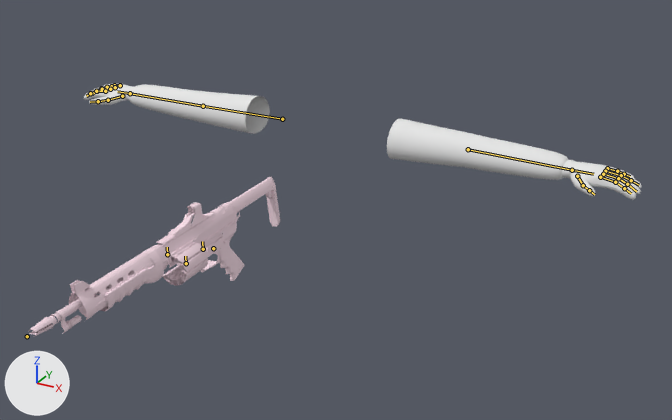
The Blender file weapons/new/FF - Auto-Rifle.blend as it was, and as the next commit left it.
The view is the same before and after, from a 50 mm camera at (58.7, -103.7, 40.1) aimed at (8.3, -12.0, -5.8). Arrows for +X, +Y and +Z are at lower left; the lights stay in place. The first picture is the older version. The bones that change, and the others that lie on the model, are drawn over the model as lines.

The first picture shows 'ar_ref', 'default_arms.002'.
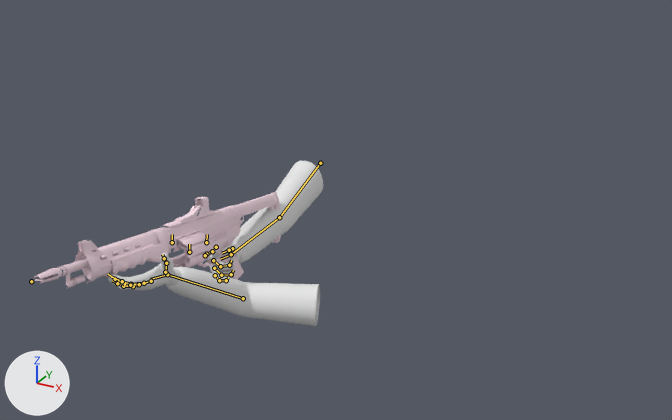
The newer file adds an action. The first version stands in its rest pose; the second is drawn at frame 33 of the action 'reload'.

Boxes [x1, y1, x2, y2] around the edits, measured in the pictures (672 x 420 px):
'default_arms.002', posed (61% narrower, 42% taller): before [84, 84, 642, 200]; after [106, 161, 323, 326]
'ar_ref', posed (39% shorter): before [29, 177, 280, 337]; after [34, 192, 281, 289]
bone 'index_2_r', root to tip: before (90, 93) to (86, 96); after (205, 255) to (207, 256)
bone 'thumb_1_r', root to tip: before (108, 100) to (98, 101); after (232, 248) to (229, 250)
bone 'thumb_2_r', root to tip: before (98, 101) to (90, 102); after (229, 250) to (222, 253)
bone 'v_autorifle', root to tip: before (213, 248) to (213, 248); after (216, 247) to (216, 247)

The change, as a diff of the scene's bpy script:
```diff
--- a/weapons/new/FF - Auto-Rifle.blend.py
+++ b/weapons/new/FF - Auto-Rifle.blend.py
@@ bone_rig_index_l @@
 bone_rig_index_l = bpy.data.objects['FF_SKELETON'].pose.bones['rig_index_l']  # child of 'hand_l'
-bone_rig_index_l.rotation_quaternion = (1.0, 0.0, 0.0, 0.0)  # degrees (0, 0, 0)
+bone_rig_index_l.rotation_quaternion = (0.997, -0.007, -0.01, 0.073)  # degrees (-1, -1, 8)
@@ bone_rig_ring_l @@
 bone_rig_ring_l = bpy.data.objects['FF_SKELETON'].pose.bones['rig_ring_l']  # child of 'hand_l'
-bone_rig_ring_l.rotation_quaternion = (1.0, 0.0, 0.0, 0.0)  # degrees (0, 0, 0)
+bone_rig_ring_l.rotation_quaternion = (0.995, 0.012, 0.053, -0.072)  # degrees (1, 6, -8)
@@ bone_rig_pinky_l @@
 bone_rig_pinky_l = bpy.data.objects['FF_SKELETON'].pose.bones['rig_pinky_l']  # child of 'hand_l'
-bone_rig_pinky_l.rotation_quaternion = (1.0, 0.0, 0.0, 0.0)  # degrees (0, 0, 0)
+bone_rig_pinky_l.rotation_quaternion = (0.994, 0.017, 0.067, -0.069)  # degrees (1, 8, -8)
@@ bone_rig_thumb_l @@
 bone_rig_thumb_l = bpy.data.objects['FF_SKELETON'].pose.bones['rig_thumb_l']  # child of 'hand_l'
-bone_rig_thumb_l.rotation_quaternion = (1.0, 0.0, 0.0, 0.0)  # degrees (0, 0, 0)
+bone_rig_thumb_l.rotation_quaternion = (0.988, 0.148, -0.042, 0.005)  # degrees (17, -5, 0)
@@ bone_rig_hand_l @@
 bone_rig_hand_l = bpy.data.objects['FF_SKELETON'].pose.bones['rig_hand_l']  # child of 'root'
-bone_rig_hand_l.location = (0.0, 0.0, 0.0)
-bone_rig_hand_l.rotation_quaternion = (1.0, 0.0, 0.0, 0.0)  # degrees (0, 0, 0)
+bone_rig_hand_l.location = (12.0, -37.4, 30.9)
+bone_rig_hand_l.rotation_quaternion = (0.117, 0.152, -0.549, -0.639)  # degrees (82, 5, -155)
@@ bone_rig_l @@
 bone_rig_l = bpy.data.objects['FF_SKELETON'].pose.bones['rig_l']  # child of 'root'
-bone_rig_l.location = (0.0, 0.0, 0.0)
+bone_rig_l.location = (17.6, -34.4, -23.1)
@@ bone_rig_upperarm_l @@
 bone_rig_upperarm_l = bpy.data.objects['FF_SKELETON'].pose.bones['rig_upperarm_l']  # child of 'root'
-bone_rig_upperarm_l.location = (0.0, 0.0, 0.0)
+bone_rig_upperarm_l.location = (17.4, 4.0, 14.4)
@@ bone_index_2_r @@
 bone_index_2_r = bpy.data.objects['FF_SKELETON'].pose.bones['index_2_r']  # child of 'index_1_r'
-bone_index_2_r.rotation_quaternion = (1.0, 0.0, 0.0, 0.0)  # degrees (0, 0, 0)
+bone_index_2_r.rotation_quaternion = (0.982, 0.0, 0.0, 0.189)  # degrees (0, 0, 22)
@@ bone_thumb_1_r @@
 bone_thumb_1_r = bpy.data.objects['FF_SKELETON'].pose.bones['thumb_1_r']  # child of 'thumb_0_r'
-bone_thumb_1_r.rotation_quaternion = (1.0, 0.0, 0.0, 0.0)  # degrees (0, 0, 0)
+bone_thumb_1_r.rotation_quaternion = (0.983, 0.0, 0.0, 0.182)  # degrees (0, 0, 21)
@@ bone_thumb_2_r @@
 bone_thumb_2_r = bpy.data.objects['FF_SKELETON'].pose.bones['thumb_2_r']  # child of 'thumb_1_r'
-bone_thumb_2_r.rotation_quaternion = (1.0, 0.0, 0.0, 0.0)  # degrees (0, 0, 0)
+bone_thumb_2_r.rotation_quaternion = (0.972, 0.0, 0.0, 0.235)  # degrees (0, 0, 27)
@@ bone_rig_middle_r @@
 bone_rig_middle_r = bpy.data.objects['FF_SKELETON'].pose.bones['rig_middle_r']  # child of 'hand_r'
-bone_rig_middle_r.rotation_quaternion = (1.0, 0.0, 0.0, 0.0)  # degrees (0, 0, 0)
+bone_rig_middle_r.rotation_quaternion = (0.861, -0.184, -0.031, 0.473)  # degrees (-20, 7, 56)
@@ bone_rig_ring_r @@
 bone_rig_ring_r = bpy.data.objects['FF_SKELETON'].pose.bones['rig_ring_r']  # child of 'hand_r'
-bone_rig_ring_r.rotation_quaternion = (1.0, 0.0, 0.0, 0.0)  # degrees (0, 0, 0)
+bone_rig_ring_r.rotation_quaternion = (0.861, -0.184, -0.08, 0.467)  # degrees (-23, 2, 57)
@@ bone_rig_pinky_r @@
 bone_rig_pinky_r = bpy.data.objects['FF_SKELETON'].pose.bones['rig_pinky_r']  # child of 'hand_r'
-bone_rig_pinky_r.rotation_quaternion = (1.0, 0.0, 0.0, 0.0)  # degrees (0, 0, 0)
+bone_rig_pinky_r.rotation_quaternion = (0.87, -0.182, -0.103, 0.446)  # degrees (-24, -1, 54)
@@ bone_rig_thumb_r @@
 bone_rig_thumb_r = bpy.data.objects['FF_SKELETON'].pose.bones['rig_thumb_r']  # child of 'hand_r'
-bone_rig_thumb_r.rotation_quaternion = (1.0, 0.0, 0.0, 0.0)  # degrees (0, 0, 0)
+bone_rig_thumb_r.rotation_quaternion = (0.865, 0.405, -0.284, 0.091)  # degrees (52, -34, -5)
@@ bone_rig_hand_r @@
 bone_rig_hand_r = bpy.data.objects['FF_SKELETON'].pose.bones['rig_hand_r']  # child of 'root'
-bone_rig_hand_r.location = (0.0, 0.0, 0.0)
-bone_rig_hand_r.rotation_quaternion = (1.0, 0.0, 0.0, 0.0)  # degrees (0, 0, 0)
+bone_rig_hand_r.location = (-15.1, -25.5, 11.6)
+bone_rig_hand_r.rotation_quaternion = (0.46, 0.452, 0.537, 0.544)  # degrees (89, 0, 100)
@@ bone_rig_r @@
 bone_rig_r = bpy.data.objects['FF_SKELETON'].pose.bones['rig_r']  # child of 'root'
-bone_rig_r.location = (0.0, 0.0, 0.0)
+bone_rig_r.location = (-23.4, -14.7, -10.9)
@@ bone_rig_upperarm_r @@
 bone_rig_upperarm_r = bpy.data.objects['FF_SKELETON'].pose.bones['rig_upperarm_r']  # child of 'root'
-bone_rig_upperarm_r.location = (0.0, 0.0, 0.0)
+bone_rig_upperarm_r.location = (-11.8, 3.2, -14.5)
@@ bone_v_autorifle @@
 bone_v_autorifle = bpy.data.objects['FF_SKELETON'].pose.bones['v_autorifle']
-bone_v_autorifle.location = (0.0, 0.0, 0.0)
-bone_v_autorifle.rotation_euler = (0.0, 0.0, 0.0)  # degrees (0, 0, 0)
+bone_v_autorifle.location = (0.0, -0.1, -0.5)
+bone_v_autorifle.rotation_euler = (-0.175, 0.0, 0.0175)  # degrees (-10, 0, 1)
```
